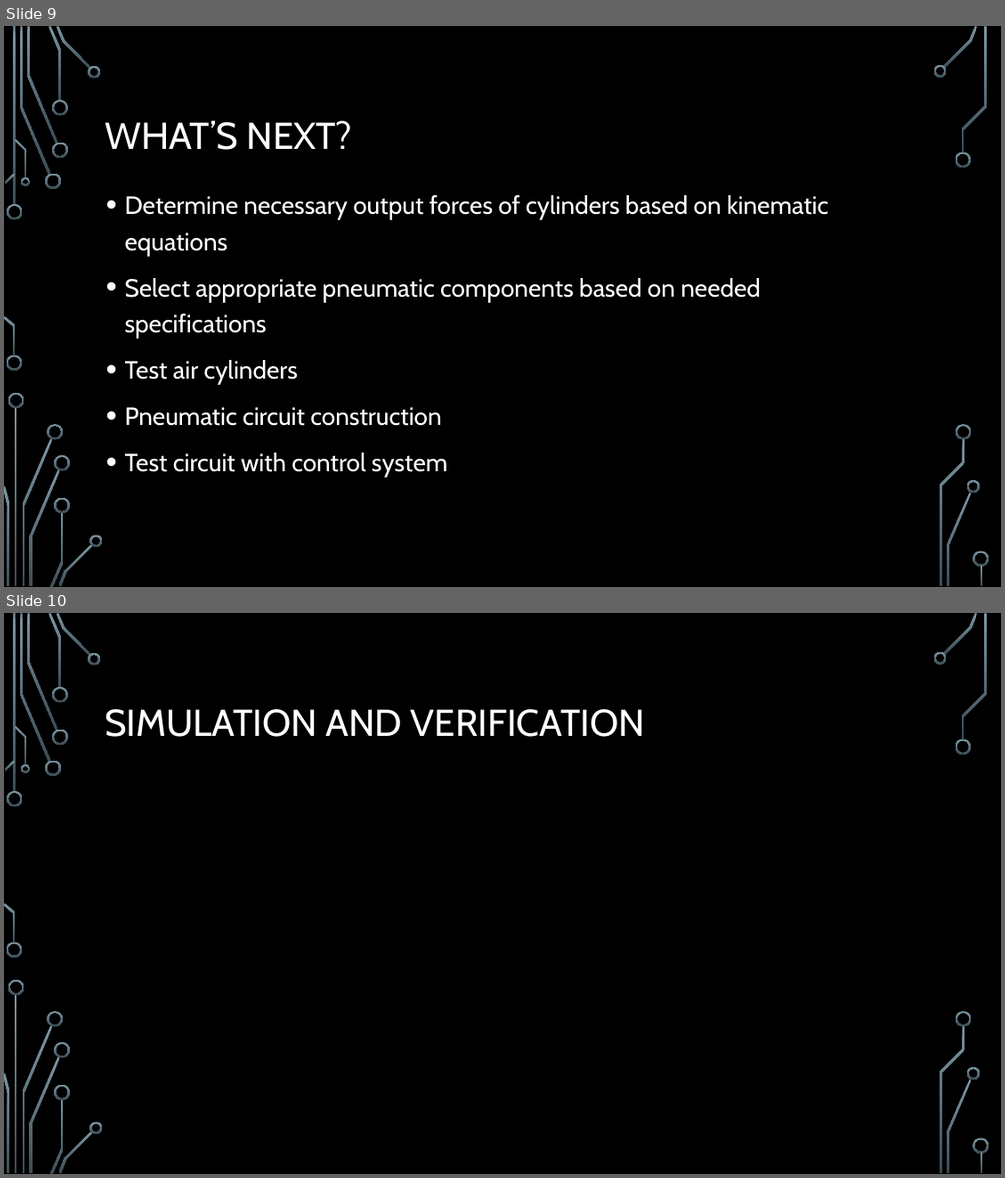
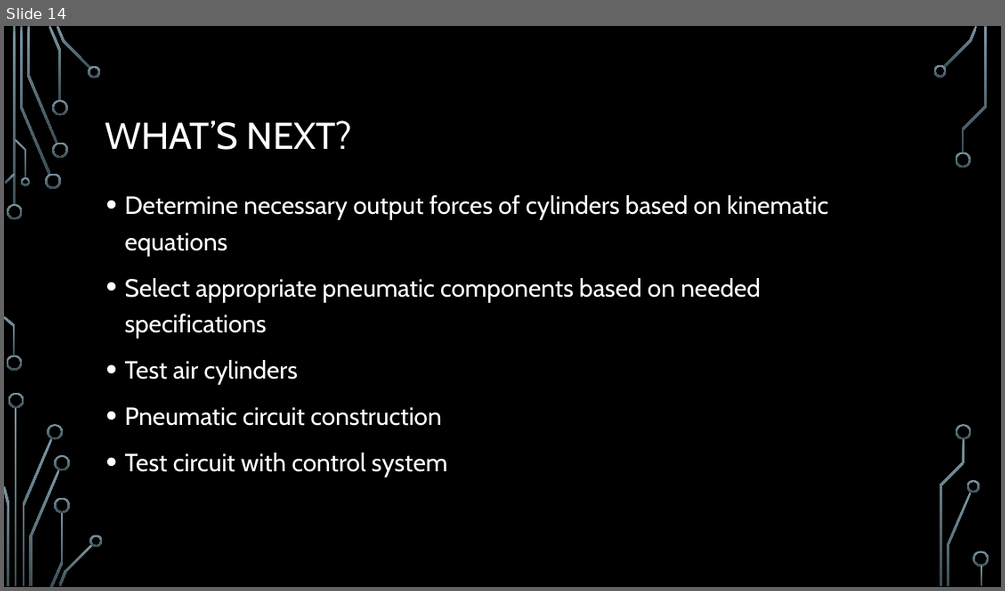
Before and after one commit to Logiant/AgileRoboticControls, a slide deck: Design Powerpoint.pptx. Shown one above the other, each under a label of ours: slides 9 and 10 before the commit, slide 14 after it. The pictures are 1005x1178 and 1005x591 pixels, drawn with LibreOffice and Linux fonts; fonts in the diff are those of the drawing; background and template pictures are left out. Boxes give left, top, right and bottom in pixels: in the first picture for what was removed or moved away, otherwise in the second. Text is boxed around its words. In the diff, an @@ line names an element or a change of style, - is before the commit and + after.

```diff
--- a/Design Powerpoint.pptx
+++ b/Design Powerpoint.pptx
@@ slide 10 removed at [4,613,1001,1174], background picture (left out); not listed: 36 template elements that a slide beside it also shows @@
@@ title removed at [105,709,645,737] @@
-SIMULATION AND VERIFICATION
@@ what was slide 9 is now slide 14 @@
```
Also in this commit, not shown: 3 slides changed, 1 other slide removed, 1 other file.
